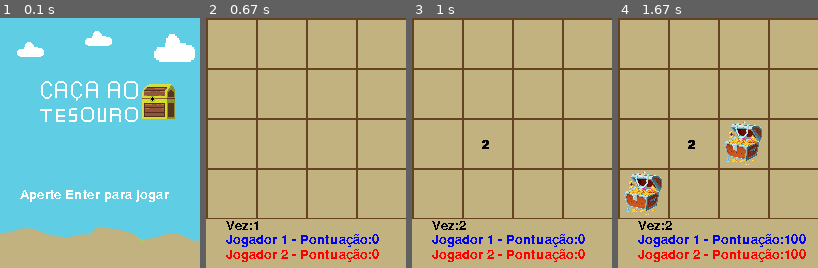
Above: before the commit, frames 1-4 (left to right).
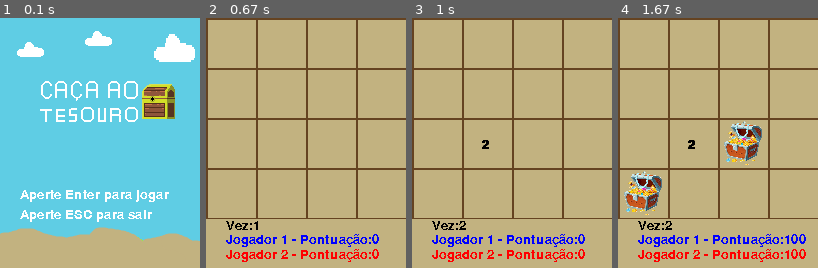
Above: after the commit, the same moments.

Repository: ThiagoDiasFigueiredo/Caca_ao_tesouro_Pygame
Game: pygame game, started from main.py
Two runs of this game, one before a commit and one after it. Both use one fixed random seed, a clock stepped at 60 frames per second and the inputs below.
Inputs (mouse positions are in pixels of both pictures, inside the frame that each line leads up to):
- Up to frame 1 (0.1 s): no input
- Up to frame 2 (0.67 s): tap Enter at 0.33 s
- Up to frame 3 (1 s): click (464, 145) at 0.72 s
- Up to frame 4 (1.67 s): click (654, 200) at 1.05 s; click (742, 163) at 1.38 s

The runs differ from the first frame. In frame 1, 1.0% of the frame differs, in the area x 10-76%, y 76-82%; in frame 2, nothing differs; in frame 3, nothing differs; in frame 4, nothing differs.

Commit message:
coloquei a opção de sair no menu principal

Diff:
--- a/main.py
+++ b/main.py
@@ -51,6 +51,10 @@
                 running = False
 
             if evento.type == pygame.KEYDOWN:
+                if evento.key == pygame.K_ESCAPE and estado == 'menu':
+                    running = False
+                    print('FECHOU')
+
                 if evento.key == pygame.K_RETURN and estado == 'menu':
                     pontuacao = [0,0]
                     msc_menu.stop()
@@ -204,9 +208,11 @@
             tela.blit(texto_fecha, (10, 230))
 
         if estado == 'menu':
-            texto_menu = fonte.render('Aperte Enter para jogar', False, cores['branca'])
+            texto_menu1 = fonte.render('Aperte Enter para jogar', False, cores['branca'])
+            texto_menu2 = fonte.render('Aperte ESC para sair', False, cores ['branca'])
             tela.blit(img_menu, (0,0))
-            tela.blit(texto_menu,(20,170))
+            tela.blit(texto_menu1,(20,170))
+            tela.blit(texto_menu2, (20, 190))
         if estado == 'jogando':
             pygame.draw.rect(tela, cores['areia'], (0, 201, 201, 50))
             texto_jogador_1 = fonte.render(f'Jogador 1 - Pontuação:{pontuacao[0]}', False, cores['azul'])
